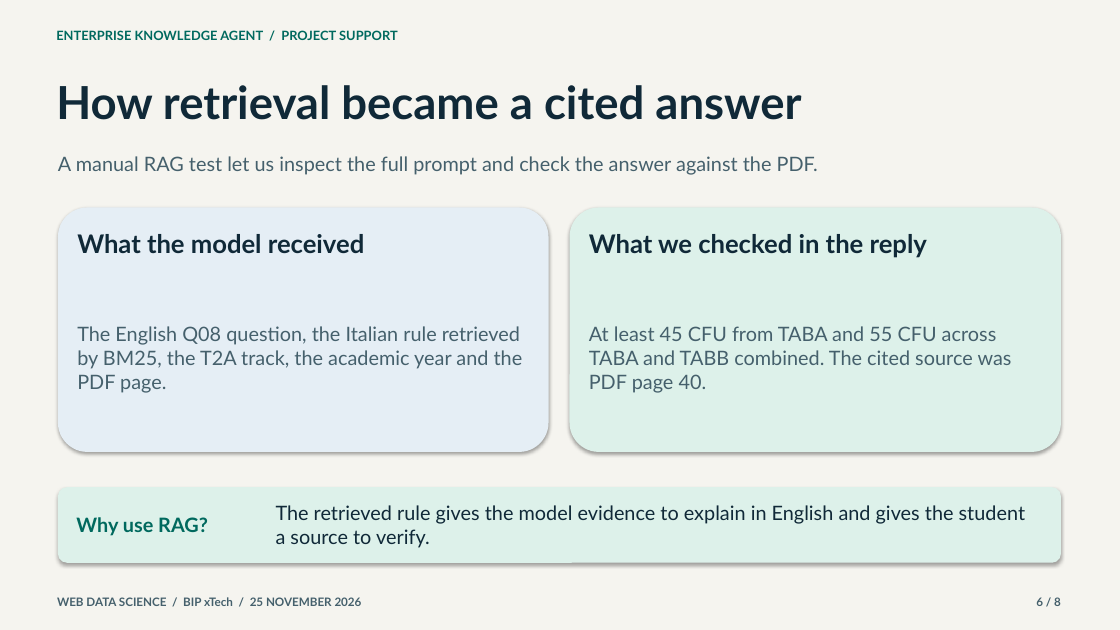
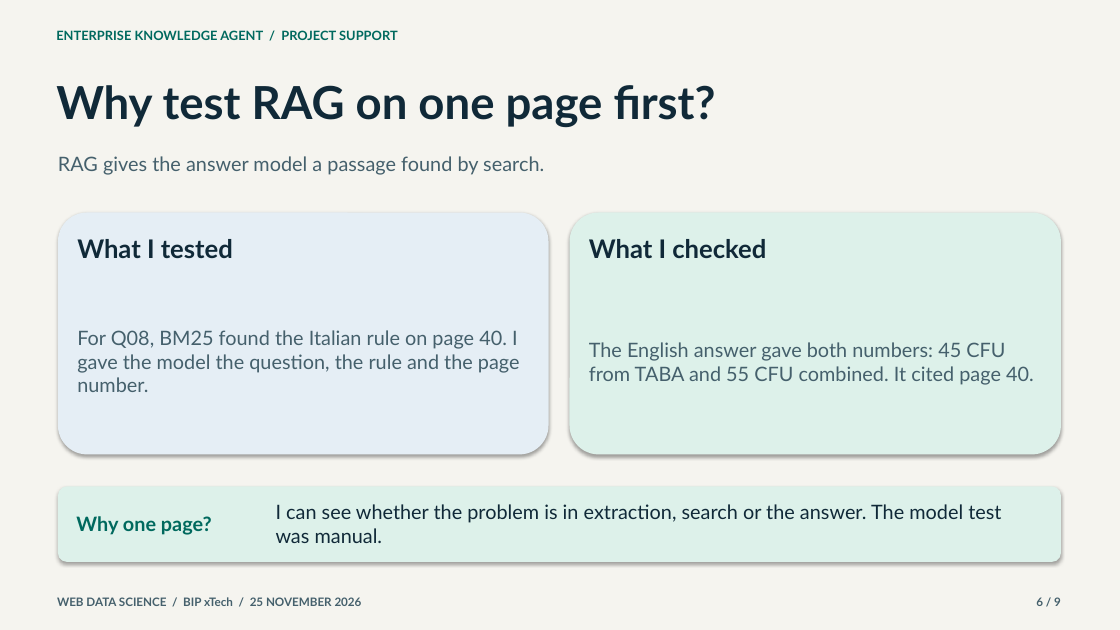
Before and after one commit to nafismam/EnterpriseKnowledgeAgent, a slide deck: slide 6 of presentations/enterprise-knowledge-agent-progress-2026-11-25.pptx. Drawn at 1120x630 pixels with LibreOffice and Linux fonts; fonts in the diff are those of the drawing. Boxes give left, top, right and bottom in pixels: in the first picture for what was removed or moved away, otherwise in the second. Text is boxed around its words. In the diff, an @@ line names an element or a change of style, - is before the commit and + after.

Commit message:
docs: explain search and agent design in progress slides

```diff
--- a/presentations/enterprise-knowledge-agent-progress-2026-11-25.pptx
+++ b/presentations/enterprise-knowledge-agent-progress-2026-11-25.pptx
@@ text at (56, 85, 716, 128): text changed @@
-How retrieval became a cited answer
+Why test RAG on one page first?
@@ text at (58, 156, 544, 175): text changed @@
-A manual RAG test let us inspect the full prompt and check the answer against the PDF.
+RAG gives the answer model a passage found by search.
@@ rounded rectangle: place and size @@
-rounded rectangle at (58, 208, 549, 452)
+rounded rectangle at (58, 213, 549, 455)
@@ text at (77, 239, 233, 258): text changed @@
-What the model received
+What I tested
@@ rounded rectangle: place and size @@
-rounded rectangle at (570, 208, 1061, 452)
+rounded rectangle at (570, 213, 1061, 455)
@@ text at (589, 239, 766, 258): text changed @@
-What we checked in the reply
+What I checked
@@ text at (77, 330, 520, 392): text changed @@
-The English Q08 question, the Italian rule retrieved by BM25, the T2A track, the academic year and the PDF page.
+For Q08, BM25 found the Italian rule on page 40. I gave the model the question, the rule and the page number.
@@ text at (589, 342, 1034, 385): text changed @@
-At least 45 CFU from TABA and 55 CFU across TABA and TABB combined. The cited source was PDF page 40.
+The English answer gave both numbers: 45 CFU from TABA and 55 CFU combined. It cited page 40.
@@ text at (276, 504, 1001, 543): text changed @@
-The retrieved rule gives the model evidence to explain in English and gives the student a source to verify.
+I can see whether the problem is in extraction, search or the answer. The model test was manual.
@@ text at (76, 516, 212, 535): text changed @@
-Why use RAG?
+Why one page?
@@ text at (1036, 597, 1061, 606): text changed @@
-6 / 8
+6 / 9
```
Also in this commit, not shown: 2 other slides changed, 6 slides added, 5 slides removed, 1 other file.
